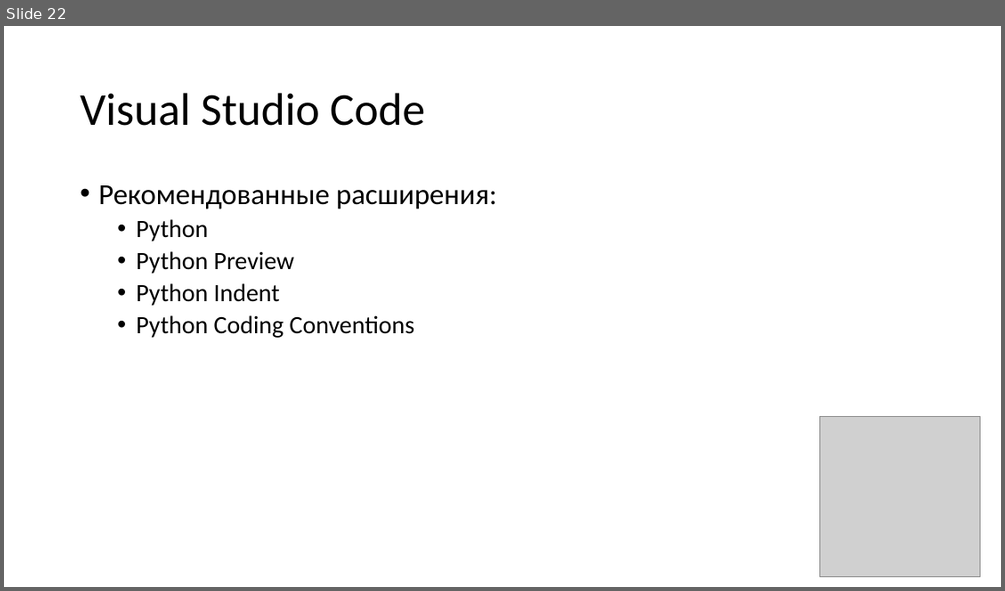
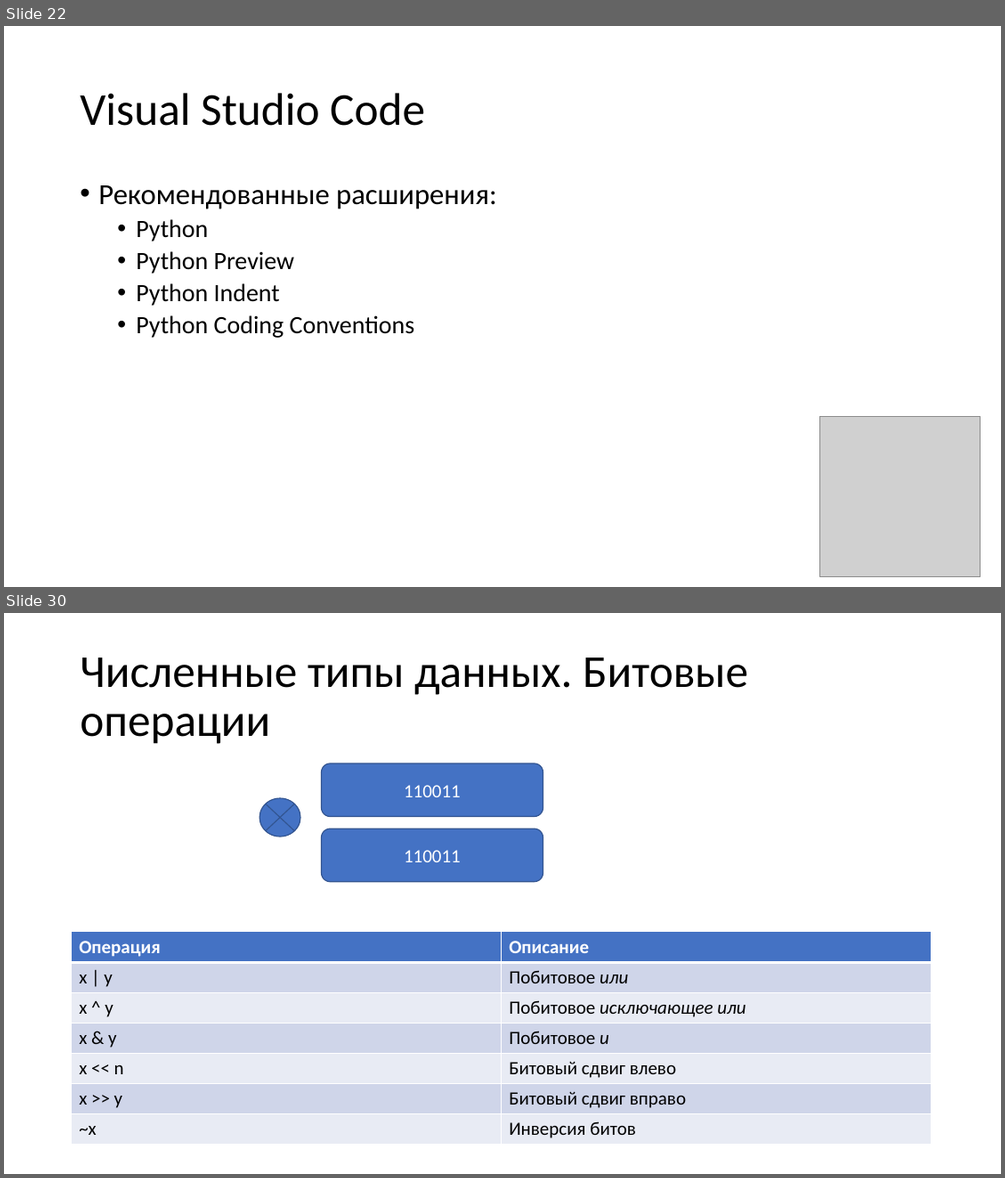
Before and after one commit to paveltsytovich/telegram-course, a slide deck: Presentation/Основы алгоритмизации и программирования.pptx. Shown one above the other, each under a label of ours: slide 22 before the commit, slides 22 and 30 after it; the slides between them are not shown. The pictures are 1005x591 and 1005x1178 pixels, drawn with LibreOffice and Linux fonts; fonts in the diff are those of the drawing; grey boxes stand for pictures. Boxes give left, top, right and bottom in pixels: in the first picture for what was removed or moved away, otherwise in the second. Text is boxed around its words. In the diff, an @@ line names an element or a change of style, - is before the commit and + after.

Commit message:
Численный тип данных

```diff
--- a/Presentation/Основы алгоритмизации и программирования.pptx
+++ b/Presentation/Основы алгоритмизации и программирования.pptx
@@ slide 30 added at <box>4,613,1001,1174</box>, background #FFFFFF @@
@@ title added at <box>80,657,748,744</box>, 44 pt, text #000000 @@
+Численные типы данных. Битовые операции
@@ rounded rectangle added at <box>321,763,543,817</box>, fill #4472C4, outline #325491 1 pt, 18 pt, text #FFFFFF @@
+110011
@@ flow chart summing junction added at <box>259,798,301,836</box>, fill #4472C4, outline #325491 1 pt @@
@@ rounded rectangle added at <box>321,828,543,882</box>, fill #4472C4, outline #325491 1 pt, 18 pt, text #FFFFFF @@
+110011
@@ table added at <box>72,932,931,1144</box>, 7 rows, 2 columns @@
+Операция | Описание
+x | y | Побитовое или
+x ^ y | Побитовое исключающее или
+x & y | Побитовое и
+x << n | Битовый сдвиг влево
+x >> y | Битовый сдвиг вправо
+~x | Инверсия битов
```
Also in this commit, not shown: 8 other slides added, 4 other files.
